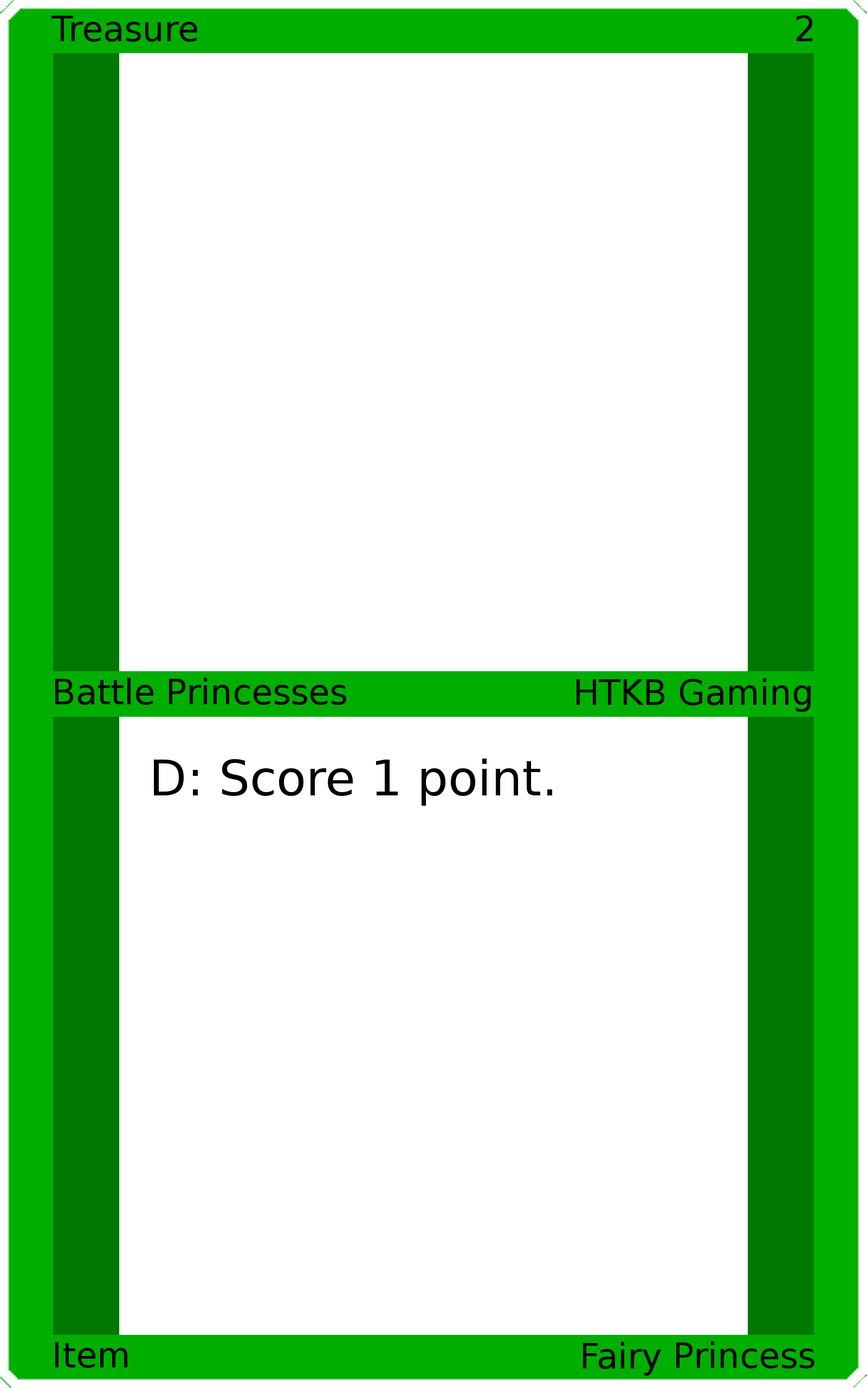
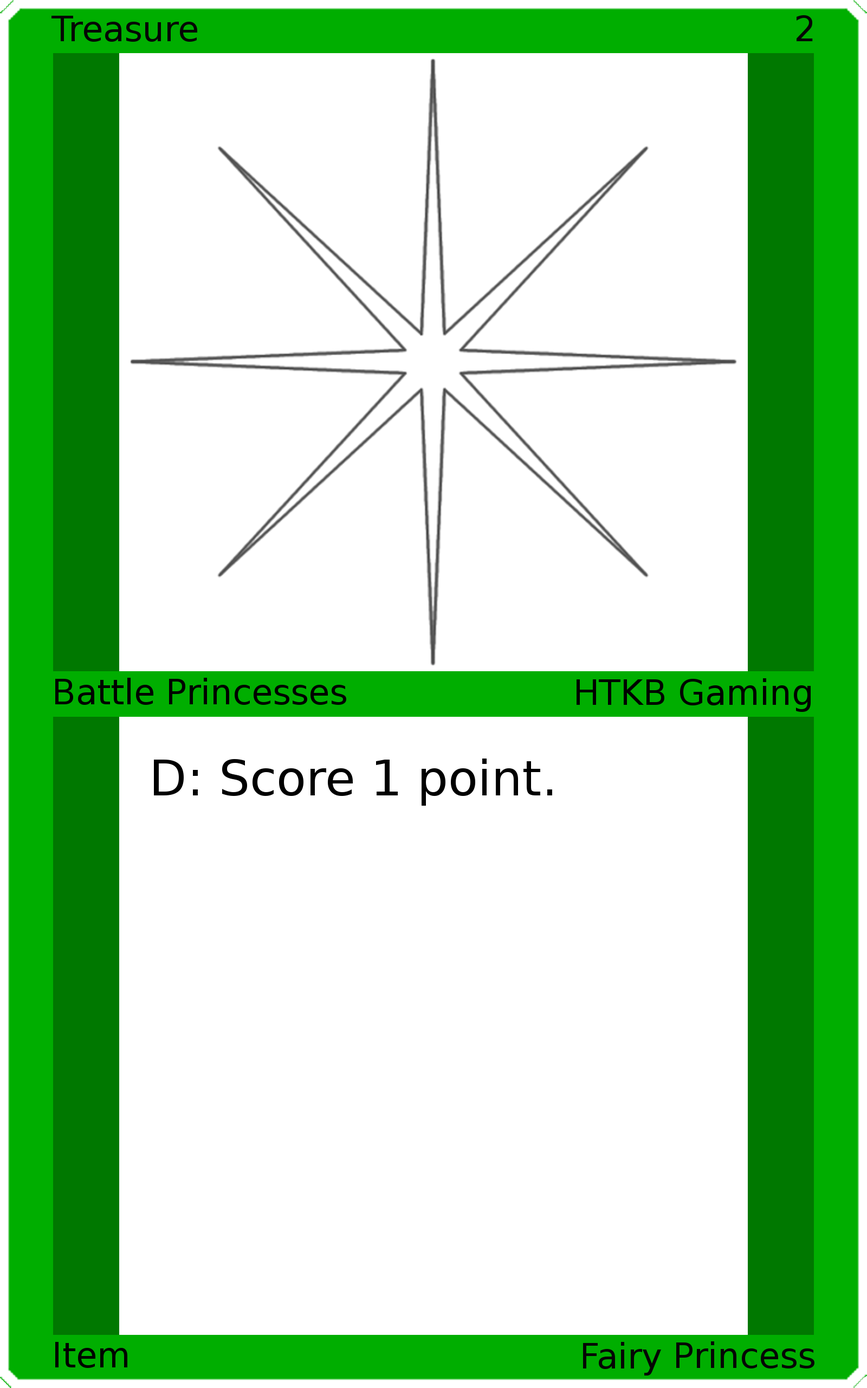
Revision of a layered 867 x 1388 image; what changed, layer by layer:
added layer "Art" above "Top Background" over [129, 57, 738, 666]
